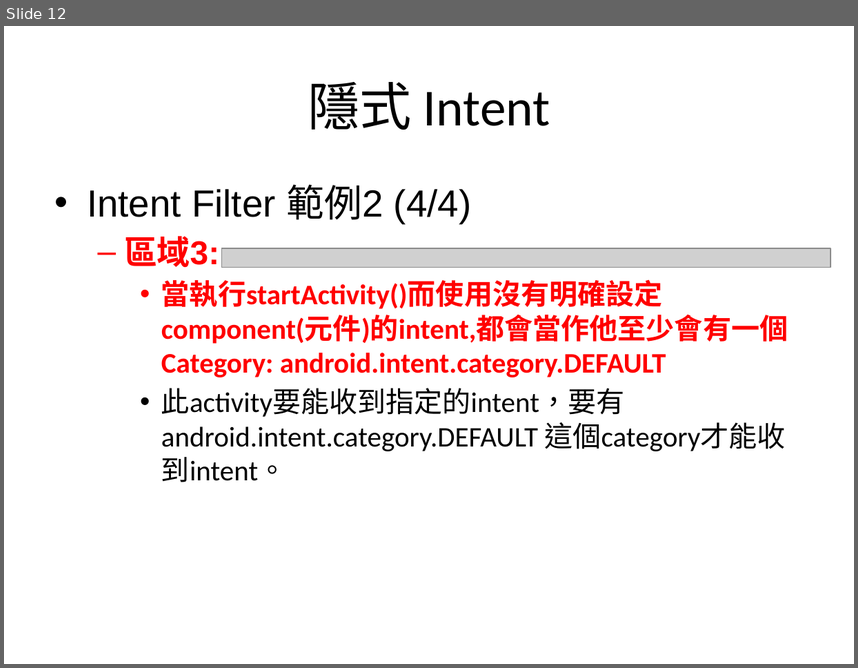
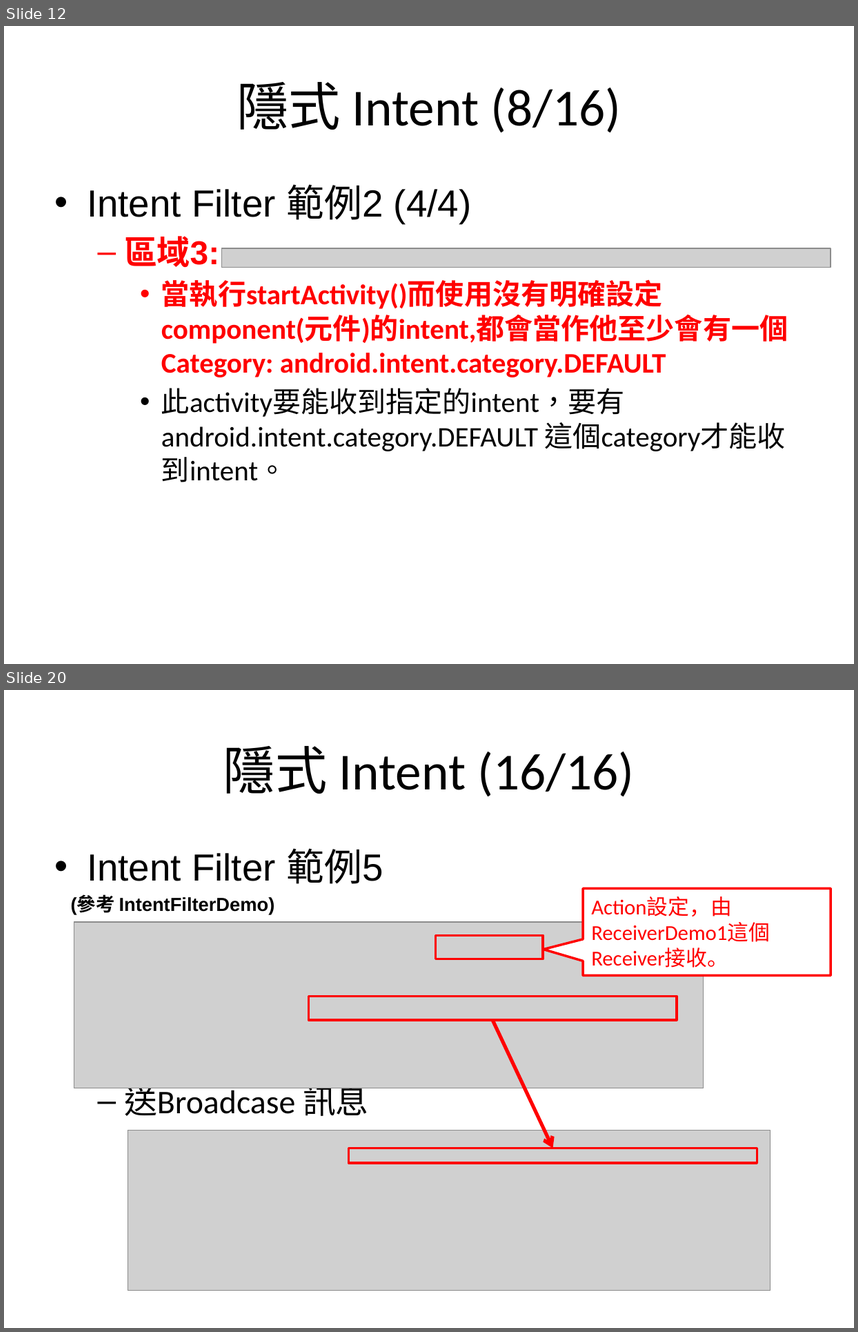
Before and after one commit to sonnyshih/AndroidDemoSample, a slide deck: CustomerUIDemo/Intent and Intent Filter instruction.pptx. Shown one above the other, each under a label of ours: slide 12 before the commit, slides 12 and 20 after it; the slides between them are not shown. The pictures are 858x668 and 858x1332 pixels, drawn with LibreOffice and Linux fonts; fonts in the diff are those of the drawing; grey boxes stand for pictures. Boxes give left, top, right and bottom in pixels: in the first picture for what was removed or moved away, otherwise in the second. Text is boxed around its words. In the diff, an @@ line names an element or a change of style, - is before the commit and + after.

Commit message:
Add the Intent filter demo.

```diff
--- a/CustomerUIDemo/Intent and Intent Filter instruction.pptx
+++ b/CustomerUIDemo/Intent and Intent Filter instruction.pptx
@@ slide 20 added at <box>4,690,854,1328</box>, background #FFFFFF @@
@@ title added at <box>223,746,634,797</box>, 44 pt, text #000000 @@
+隱式 Intent (16/16)
@@ text added at <box>71,848,383,1116</box>, 16 pt, text #000000 @@
+• Intent Filter 範例5
+(參考 IntentFilterDemo)
+  – 送Broadcase 訊息
@@ speech box added at <box>583,888,831,975</box>, fill #FFFFFF, outline #FF0000 2 pt, 18 pt, text #FF0000 @@
+Action設定，由ReceiverDemo1這個Receiver接收。
@@ picture added at <box>74,922,704,1088</box> @@
@@ rectangle added at <box>436,935,543,958</box>, outline #FF0000 2 pt @@
@@ rectangle added at <box>308,996,677,1020</box>, outline #FF0000 2 pt @@
@@ arrow added from (493, 1020) to (553, 1148), #FF0000 3 pt @@
@@ picture added at <box>128,1130,771,1290</box> @@
@@ rectangle added at <box>349,1148,757,1163</box>, outline #FF0000 2 pt @@
@@ slide 12 changed as well @@
@@ title at <box>237,82,621,133</box>: text changed @@
-隱式 Intent
+隱式 Intent (8/16)
```
Also in this commit, not shown: 8 other slides changed, 7 other slides added, 10 other files.
